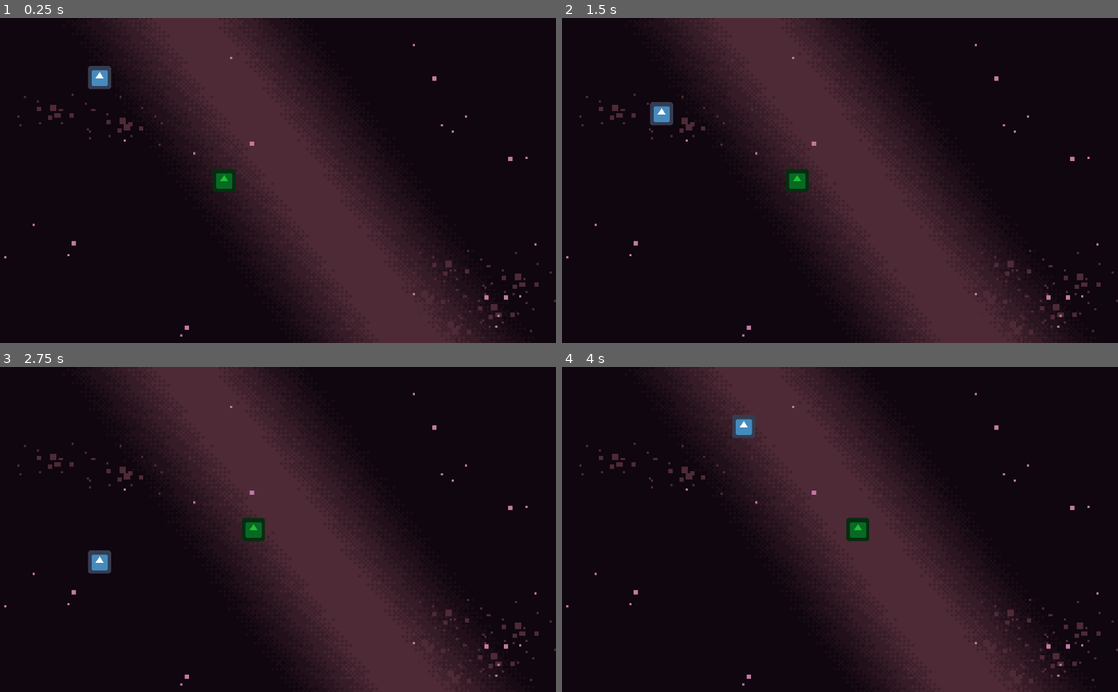
Above: before the commit, frames 1-4 (two rows, left to right).
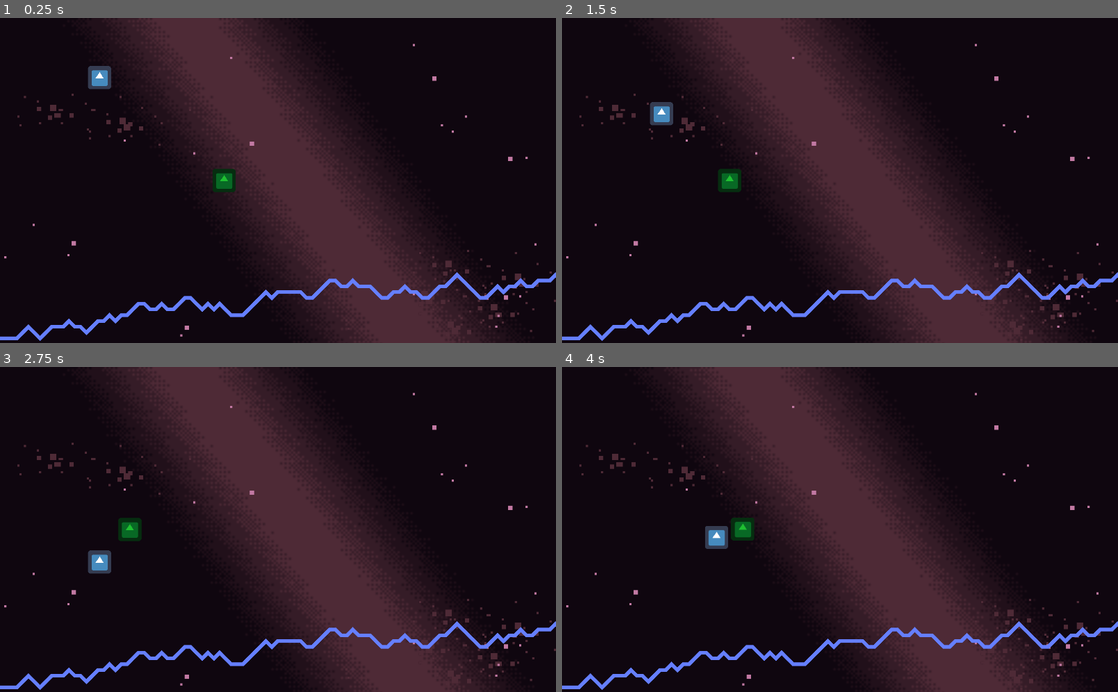
Above: after the commit, the same moments.

Repository: DaVinci789/defender-godot-clone
Game: Godot game, scene res://player.tscn
The game is run twice, just before and just after one commit, with the same random seed, the same clock (stepped at 60 frames per second) and the same inputs. The engine's default icon, where the game draws it, is replaced by a stand-in: a white triangle on a blue panel in a dark square.
Inputs:
- Up to frame 1 (0.25 s): no input
- Up to frame 2 (1.5 s): hold Right (ui_right) 0.53-1.28 s; hold Down (ui_down) from 1.28 s (still down)
- Up to frame 3 (2.75 s): release Down (ui_down) at 2.03 s; hold Right (ui_right) from 2.03 s (still down)
- Up to frame 4 (4 s): release Right (ui_right) at 2.78 s; hold Up (ui_up) 2.78-3.53 s; hold Left (ui_left) from 3.53 s (still down)

The runs differ from the first frame. In frame 1, 1.5% of the frame differs, in the area x 0-100%, y 78-100%; in frame 2, 2.1%; in frame 3, 2.1%; in frame 4, 2.7%, in the area x 0-100%, y 14-100%.

Commit message:
Add terrain

Diff:
--- a/player.gd
+++ b/player.gd
@@ -2,11 +2,59 @@
 
 # https://ansimuz.itch.io/space-background
 
+# Player "Camera" Bounds
 const LEFT_X_BOUNDARY := 275
 const RIGHT_X_BOUNDARY := 1230
 
+# Terrain Generation Stuff
+# https://www.youtube.com/watch?v=YMN84VJ-uRU
+const GRID_SIZE := 16.0
+onready var terrain_line := $world/terrain/terrain_line
+var base_level := -1.0
+var flats := []
+var last_point := Vector2.ZERO
+
 var velocity := Vector2()
 var speed := 500
+
+func _ready():
+	set_base_level()
+	set_terrain()
+
+func _process(delta):
+	get_player_input()
+	move_and_slide(Vector2(0, velocity.y))
+
+	velocity.y = 0
+	for node in $world.get_children():
+		if not node.is_in_group("entity"):
+			continue
+		node.move_and_slide(-velocity)
+
+### Terrain Stuff
+func set_base_level() -> void:
+	base_level = get_viewport_rect().size.y - GRID_SIZE
+	terrain_line.position.y = base_level
+	pass
+
+func add_point(point: Vector2) -> void:
+	terrain_line.add_point(point)
+	if last_point and last_point.y == point.y:
+		flats.append(point)
+	last_point = point
+
+func set_terrain() -> void:
+	randomize()
+	var pos := Vector2.ZERO
+	add_point(pos)
+	while pos.x < 5000 or abs(pos.y) > 0:
+		pos.x += GRID_SIZE
+		pos.y += (randi() % 3 - 1) * GRID_SIZE
+		pos.y = clamp(pos.y, -300, 0)
+		add_point(pos)
+	pass
+
+### Terrain stuff ends here
 
 func get_player_input() -> void:
 	var dir = Vector2(0,0)
@@ -23,16 +71,7 @@
 		dir.y += 1
 
 	if dir.x != 0:
-		velocity.x = lerp(velocity.x, dir.x * speed, 0.01)
+		velocity.x = lerp(velocity.x, dir.x * speed, 0.05)
 	else:
 		velocity.x = lerp(velocity.x, 0, 0.1)
 	velocity.y = dir.y * speed
-
-
-func _process(delta):
-	get_player_input()
-	move_and_slide(Vector2(0, velocity.y))
-
-	velocity.y = 0
-	for node in $world.get_children():
-		node.move_and_slide(-velocity)
--- a/player.tscn
+++ b/player.tscn
@@ -24,7 +24,9 @@
 
 [node name="world" type="Node" parent="."]
 
-[node name="alien" type="KinematicBody2D" parent="world"]
+[node name="alien" type="KinematicBody2D" parent="world" groups=[
+"entity",
+]]
 position = Vector2( 594, 450 )
 script = ExtResource( 3 )
 
@@ -34,6 +36,11 @@
 
 [node name="CollisionShape2D" type="CollisionShape2D" parent="world/alien"]
 shape = SubResource( 2 )
+
+[node name="terrain" type="Node2D" parent="world"]
+position = Vector2( -1.16144, 3.20844 )
+
+[node name="terrain_line" type="Line2D" parent="world/terrain"]
 
 [node name="ParallaxBackground" type="ParallaxBackground" parent="."]
 
